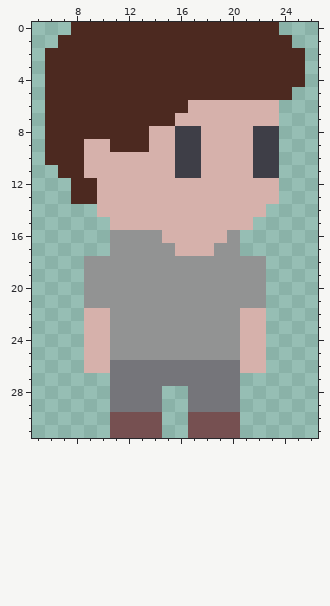
One commit to this pixel-art sprite: Assets/Sprites/Characters/Jackson/Jackson.png. That is the earlier state.
The file is 32x32 pixels. Pixels under 10% opacity are left out. Colours within 5 levels of each other are drawn and written as one. Shown: x 5..26, y 0..31.
Once edited:
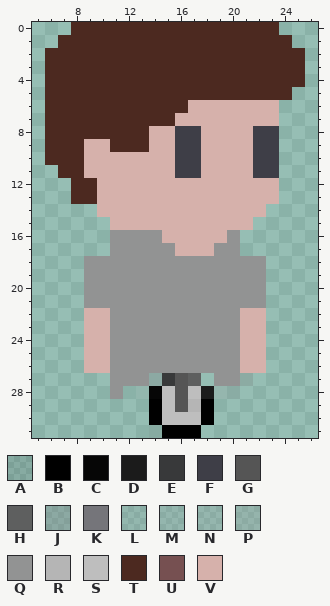
Palette (. is transparent): A #0000001a  B #000000  C #060606  D #1b1b1b  E #38393a  F #3e3e47  G #555555  H #5e5f5f  J #7474784a  K #75757a  L #8182841f  M #89898b26  N #9091912d  P #9293933a  Q #929393  R #b5b5b5  S #bebebe  T #4c2920  U #765051  V #d6b1ab
The exact change:
@@ x 9..23 @@
 25 VVQQQQQQQQQQVV.
-26 VVKKKKKKKKKKVV.
-27 ..KKKKKKKKKK...
-28 ..KKKK..KKKK...
-29 ..KKKK..KKKK...
-30 ..UUUU..UUUU...
-31 ..UUUU..UUUU...
+26 VVQQQQQQQQQQVV.
+27 ..QQQJEGH.QQP..
+28 ..Q.LCSGSDNM...
+29 .....BSGRB.....
+30 .....BSSSB.....
+31 .....ABBB......
Boxes around the changes in both pictures, in picture pixels (x1, y1, x2, y2):
changed: (110, 360, 253, 438)
